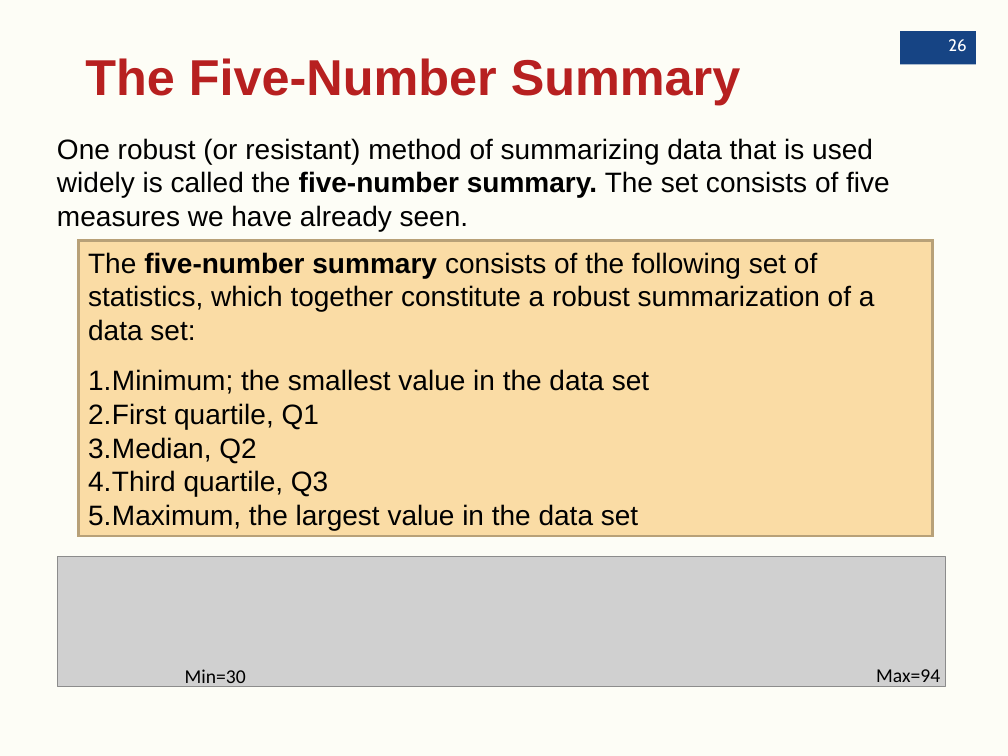
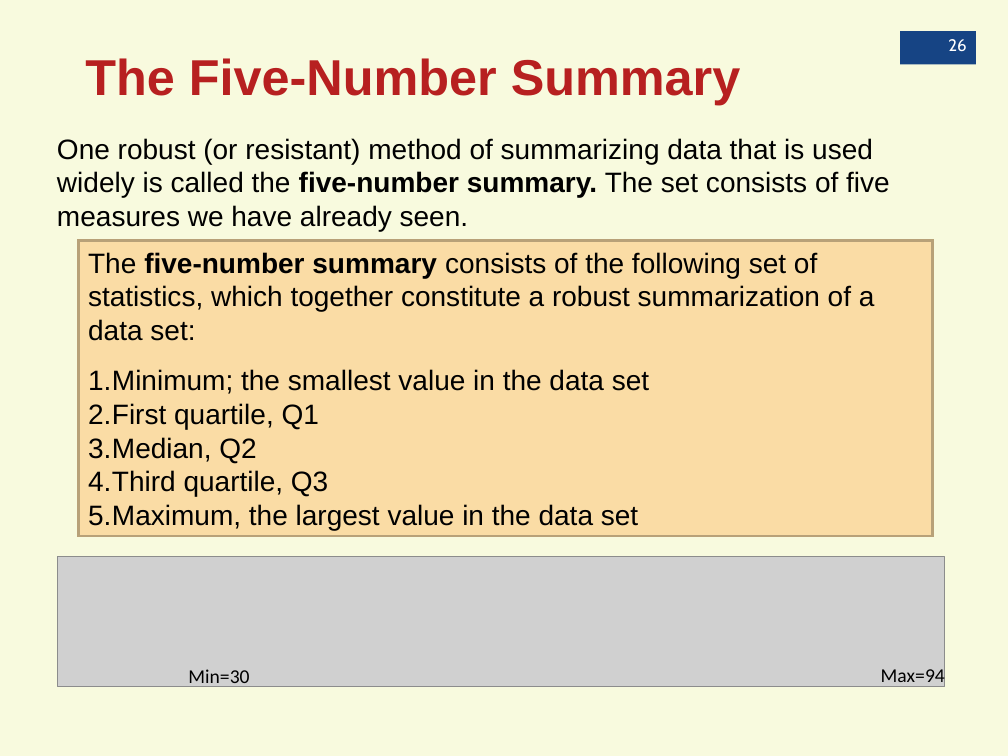
Before and after one commit to hmartineziii/MATH146, a slide deck: slide 26 of week3n4/Book Slides - Chapter 3.ppt. Drawn at 1008x756 pixels with LibreOffice and Linux fonts; fonts in the diff are those of the drawing; grey boxes stand for pictures. Boxes give left, top, right and bottom in pixels: in the first picture for what was removed or moved away, otherwise in the second. Text is boxed around its words. In the diff, an @@ line names an element or a change of style, - is before the commit and + after.

```diff
--- a/week3n4/Book Slides - Chapter 3.ppt
+++ b/week3n4/Book Slides - Chapter 3.ppt
@@ background #F8FADE at 25% opacity to #F8FADE @@
@@ text "Max=94": place and size @@
-text "Max=94" at [876, 669, 940, 688]
+text "Max=94" at [881, 666, 945, 688]
```
Also in this commit, not shown: 33 other slides changed, 7 other files.
